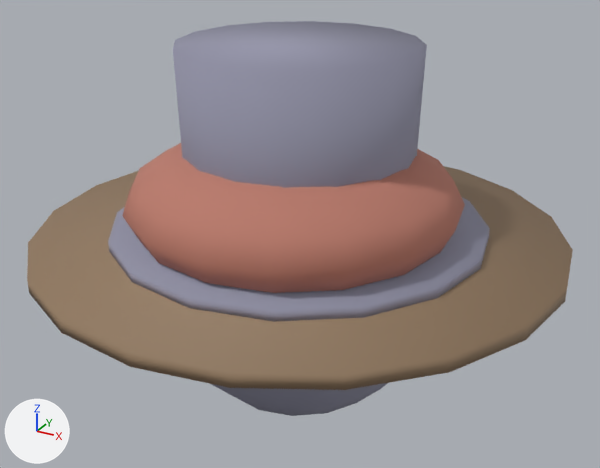
The glTF model web/public/models/hats.glb: old version first, new version second.
Both versions are drawn from a 50 mm lens placed at (0.337, -0.611, 0.247), pointed at (-0.008, 0.015, -0.066). Every picture has the same lights, and +X, +Y and +Z are marked at lower left. The picture after the commit comes second.

The first picture shows 'h_beret', 'h_brim', 'h_hood', 'h_tophat'.
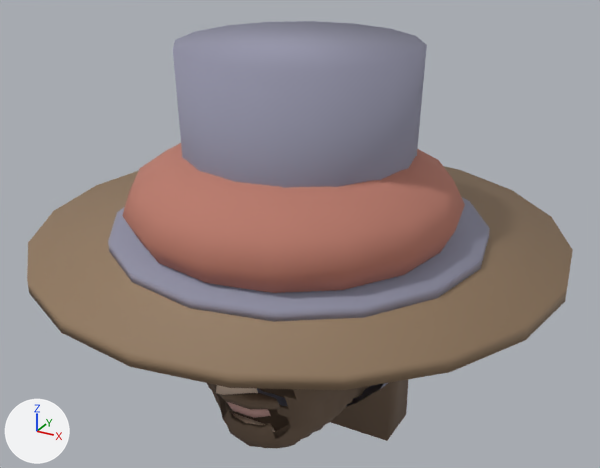
Location of each change, (x1, y1, x2, y2) in pixels of the pictures (600 x 468 px):
'beard_full', added (brown)
    after: (207, 383, 370, 448)
'h_hood', reshaped
    before: (211, 383, 388, 416)
    after: (257, 383, 388, 406)
'hair_long', added (brown)
    after: (331, 379, 408, 441)
'beard_short', added
    after: (224, 389, 297, 439)
'beard_moustache', added (brown)
    after: (211, 384, 280, 409)
'f_lips', added
    after: (226, 401, 271, 418)
'f_face1', added (mostly hidden)
    after: (216, 385, 255, 395)
'f_face2', added (mostly hidden)
    after: (233, 388, 275, 432)
part 1 of me_h_hood, deleted
    before: (211, 384, 383, 416)

Diff of the bpy script that builds the scene:
```diff
--- a/web/public/models/hats.glb.py
+++ b/web/public/models/hats.glb.py
@@ mat_hair @@
+mat_hair = principled_material('hair')
+mat_hair.base_color = (0.18, 0.12, 0.08)  # brown #766150
+mat_hair.roughness = 0.75
@@ mat_lips @@
+mat_lips = principled_material('lips')
+mat_lips.base_color = (0.62, 0.36, 0.33)  # pink #cea29b
+mat_lips.roughness = 0.55
@@ mat_skin @@
+mat_skin = principled_material('skin')
+mat_skin.base_color = (0.78, 0.6, 0.48)  # beige #e5cbb8
+mat_skin.roughness = 0.6
@@ me_h_hood @@
 # used by ob_h_hood; location = (0.0, 0.0, 0.0)
-me_h_hood.from_pydata(...)  # 146 vertices, 288 faces; spans x -0.135..0.135, y -0.136..0.156, z -0.232..0.052
+me_h_hood.from_pydata(...)  # 130 vertices, 236 faces; spans x -0.135..0.135, y -0.129..0.156, z -0.232..0.052
+# me_h_hood part 1
+# 16 vertices are removed from x -0.095..0.095, y -0.136..-0.073, z -0.205..-0.09
+# 52 faces are deleted
 me_h_hood.materials.append(mat_cloth_alt)
@@ me_hair_long @@
+me_hair_long.from_pydata(...)  # 2732 vertices, 5312 faces; spans x -0.103..0.103, y -0.108..0.151, z -0.325..0.046
+me_hair_long.materials.append(mat_hair)  # brown #766150
@@ me_f_lips @@
+me_f_lips.from_pydata(...)  # 14 vertices, 24 faces; spans x -0.0234..0.0234, y -0.1055..-0.0929, z -0.1923..-0.1826
+me_f_lips.materials.append(mat_lips)  # pink #cea29b
@@ me_f_face2 @@
+me_f_face2.from_pydata(...)  # 74 vertices, 124 faces; spans x -0.098..0.098, y -0.125..0.041, z -0.225..-0.08
+me_f_face2.materials.append(mat_skin)  # beige #e5cbb8
@@ me_f_face1 @@
+me_f_face1.from_pydata(...)  # 74 vertices, 124 faces; spans x -0.098..0.098, y -0.137..0.041, z -0.225..-0.08
+me_f_face1.materials.append(mat_skin)  # beige #e5cbb8
@@ me_beard_short @@
+me_beard_short.from_pydata(...)  # 599 vertices, 1068 faces; spans x -0.083..0.083, y -0.099..0.006, z -0.241..-0.163
+me_beard_short.materials.append(mat_hair)  # brown #766150
@@ me_beard_moustache @@
+me_beard_moustache.from_pydata(...)  # 14 vertices, 24 faces; spans x -0.0353..0.0353, y -0.1128..-0.0935, z -0.1781..-0.1682
+me_beard_moustache.materials.append(mat_hair)  # brown #766150
@@ me_beard_full @@
+me_beard_full.from_pydata(...)  # 1291 vertices, 2375 faces; spans x -0.098..0.098, y -0.102..0.028, z -0.248..-0.127
+me_beard_full.materials.append(mat_hair)  # brown #766150
@@ ob_hair_long @@
+ob_hair_long = bpy.data.objects.new('hair_long', me_hair_long)
+ob_hair_long.location = (0.0, 0.0, 0.0)
@@ ob_f_lips @@
+ob_f_lips = bpy.data.objects.new('f_lips', me_f_lips)
+ob_f_lips.location = (0.0, 0.0, 0.0)
@@ ob_f_face2 @@
+ob_f_face2 = bpy.data.objects.new('f_face2', me_f_face2)
+ob_f_face2.location = (0.0, 0.0, 0.0)
@@ ob_f_face1 @@
+ob_f_face1 = bpy.data.objects.new('f_face1', me_f_face1)
+ob_f_face1.location = (0.0, 0.0, 0.0)
@@ ob_beard_short @@
+ob_beard_short = bpy.data.objects.new('beard_short', me_beard_short)
+ob_beard_short.location = (0.0, 0.0, 0.0)
@@ ob_beard_moustache @@
+ob_beard_moustache = bpy.data.objects.new('beard_moustache', me_beard_moustache)
+ob_beard_moustache.location = (0.0, 0.0, 0.0)
@@ ob_beard_full @@
+ob_beard_full = bpy.data.objects.new('beard_full', me_beard_full)
+ob_beard_full.location = (0.0, 0.0, 0.0)
```
